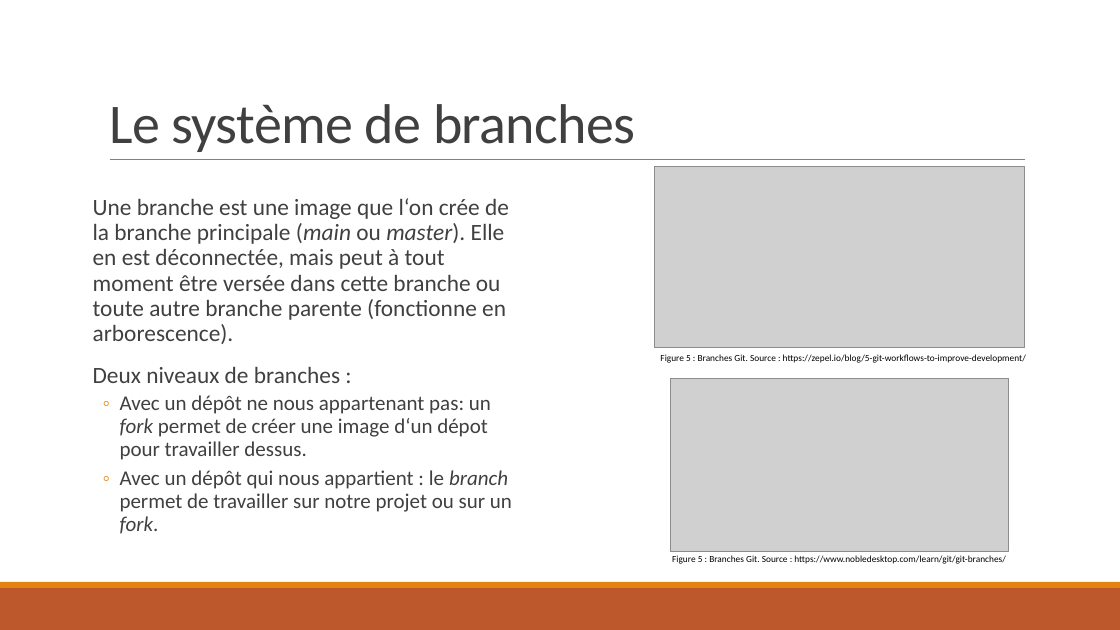
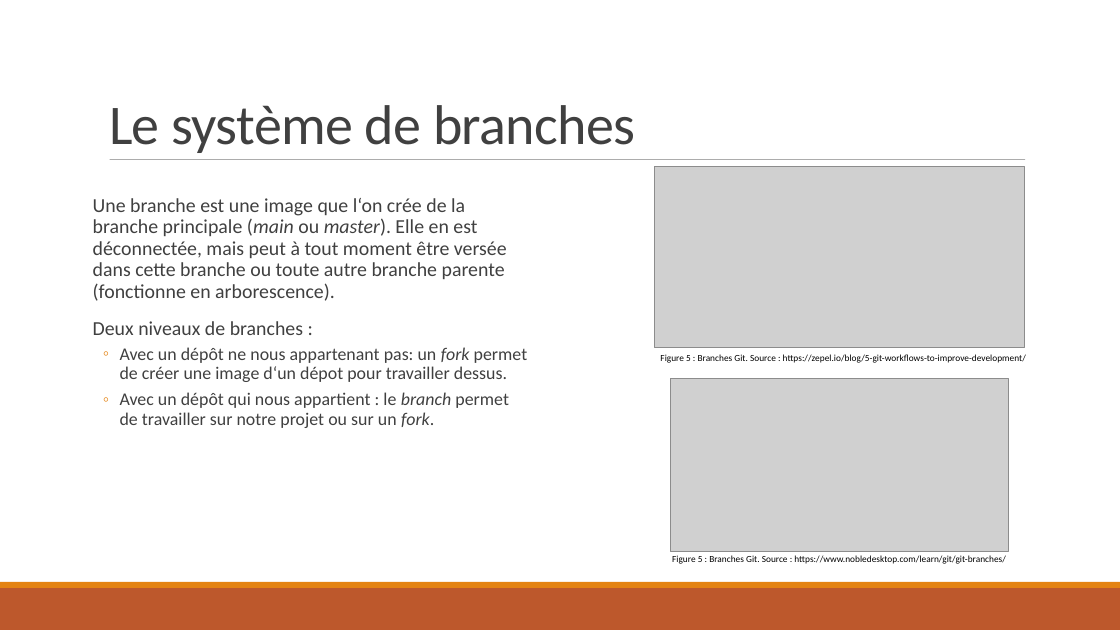
Before and after one commit to Mareike2405/SupportGitGithub, a slide deck: slide 7 of FormationGitGithub.pptx. Drawn at 1120x630 pixels with LibreOffice and Linux fonts; fonts in the diff are those of the drawing; grey boxes stand for pictures. Boxes give left, top, right and bottom in pixels: in the first picture for what was removed or moved away, otherwise in the second. Text is boxed around its words. In the diff, an @@ line names an element or a change of style, - is before the commit and + after.

```diff
--- a/FormationGitGithub.pptx
+++ b/FormationGitGithub.pptx
@@ line (110, 160) - (1026, 160): stroke #808080 0.5 pt to #808080 0.51 pt @@
@@ text "Une branche est une image ..." at <box>93,198,528,428</box>: size 20 to 17 pt in "Une branche est une image que l‘on ...", "Deux niveaux de branches :"; size 18 to 15.3 pt in "Avec un dépôt ne nous appartenant pas: ...", "Avec un dépôt qui nous appartient : ..." @@
```
Also in this commit, not shown: 13 other slides changed.
